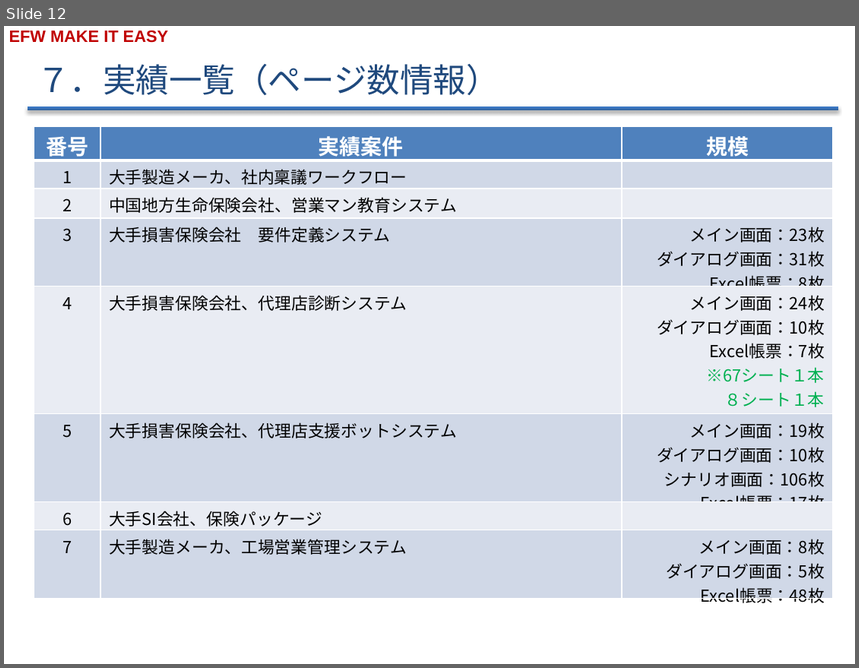
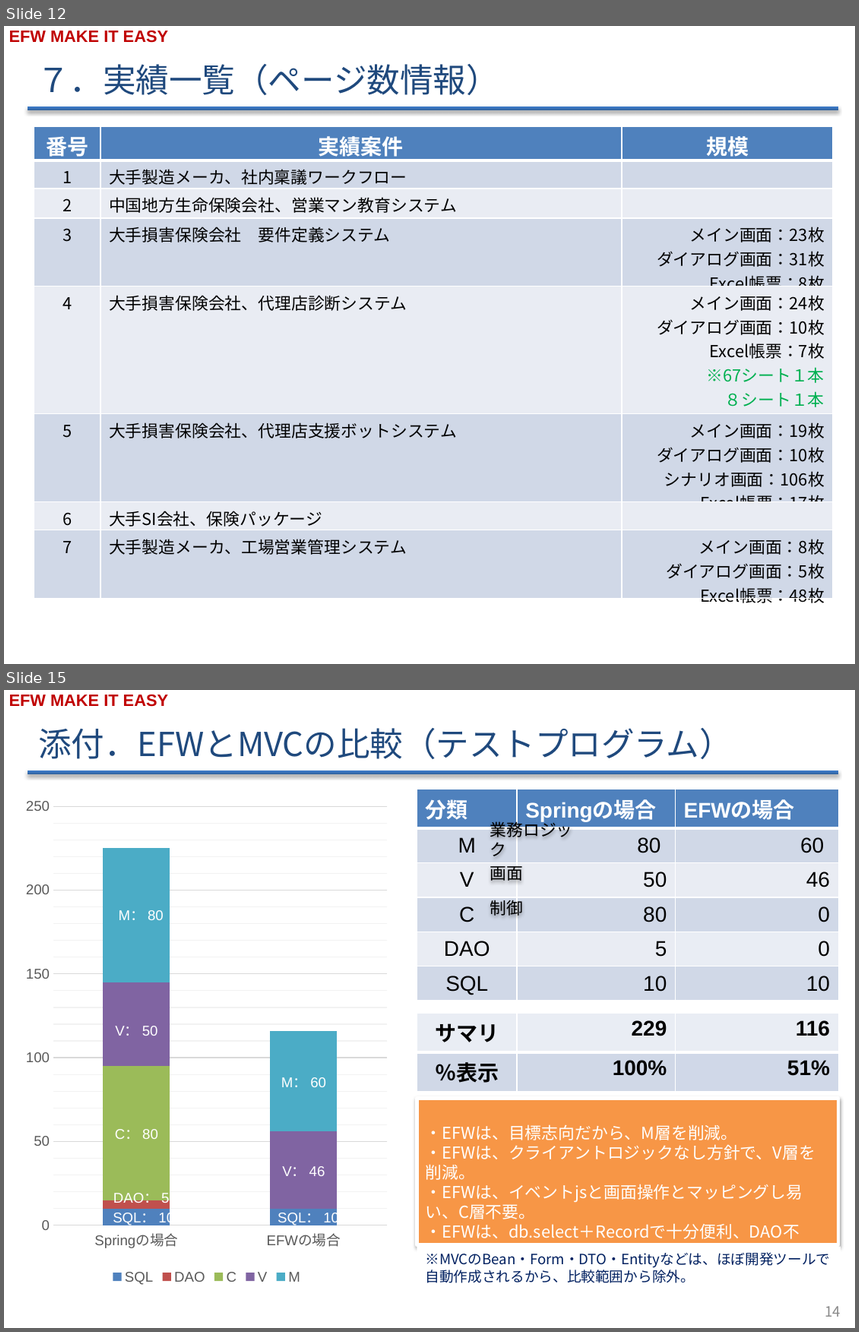
Before and after one commit to efwGrp/efw4_online_ppt, a slide deck: EFW紹介v2.2.pptx. Shown one above the other, each under a label of ours: slide 12 before the commit, slides 12 and 15 after it; the slides between them are not shown. The pictures are 859x668 and 859x1332 pixels, drawn with LibreOffice and Linux fonts; fonts in the diff are those of the drawing; background and template pictures are left out. Boxes give left, top, right and bottom in pixels: in the first picture for what was removed or moved away, otherwise in the second. Text is boxed around its words. In the diff, an @@ line names an element or a change of style, - is before the commit and + after.

```diff
--- a/EFW紹介v2.2.pptx
+++ b/EFW紹介v2.2.pptx
@@ slide 15 added at (x1=4, y1=690, x2=855, y2=1328), background #FFFFFF; not listed: 2 template elements that a slide beside it also shows @@
@@ title added at (x1=38, y1=728, x2=733, y2=759), 28 pt, text #1F497D @@
+添付．EFWとMVCの比較（テストプログラム）
@@ column stacked chart added at (x1=18, y1=789, x2=395, y2=1287) @@
+categories: Springの場合, EFWの場合
+SQL: 10, 10
+DAO: 5, 0
+C: 80, 0
+V: 50, 46
+M: 80, 60
@@ table added at (x1=417, y1=789, x2=839, y2=998), 6 rows, 3 columns @@
+分類 | Springの場合 | EFWの場合
+M | 80 | 60
+V | 50 | 46
+C | 80 | 0
+DAO | 5 | 0
+SQL | 10 | 10
@@ text added at (x1=490, y1=819, x2=573, y2=856), 14 pt, text #000000 @@
+業務ロジック
@@ text added at (x1=490, y1=863, x2=524, y2=885), 14 pt, text #000000 @@
+画面
@@ text added at (x1=490, y1=897, x2=524, y2=919), 14 pt, text #000000 @@
+制御
@@ table added at (x1=417, y1=1012, x2=839, y2=1086), 2 rows, 3 columns @@
+サマリ | 229 | 116
+％表示 | 100% | 51%
@@ rectangle added at (x1=417, y1=1099, x2=838, y2=1245), fill #F79646, outline #FFFFFF 3 pt, 14 pt, text #FFFFFF @@
+・EFWは、目標志向だから、M層を削減。
+・EFWは、クライアントロジックなし方針で、V層を削減。
+・EFWは、イベントjsと画面操作とマッピングし易い、C層不要。
+・EFWは、db.select＋Recordで十分便利、DAO不要。
+・外出しSQLは、ほぼ同じぐらい。
@@ text added at (x1=425, y1=1252, x2=830, y2=1284), 12 pt, text #002060 @@
+※MVCのBean・Form・DTO・Entityなどは、ほぼ開発ツールで自動作成されるから、比較範囲から除外。
@@ page number added at (x1=826, y1=1306, x2=842, y2=1317), 12 pt, text #898989 @@
+14
```
Also in this commit, not shown: 7 slides changed, 1 other slide added.
